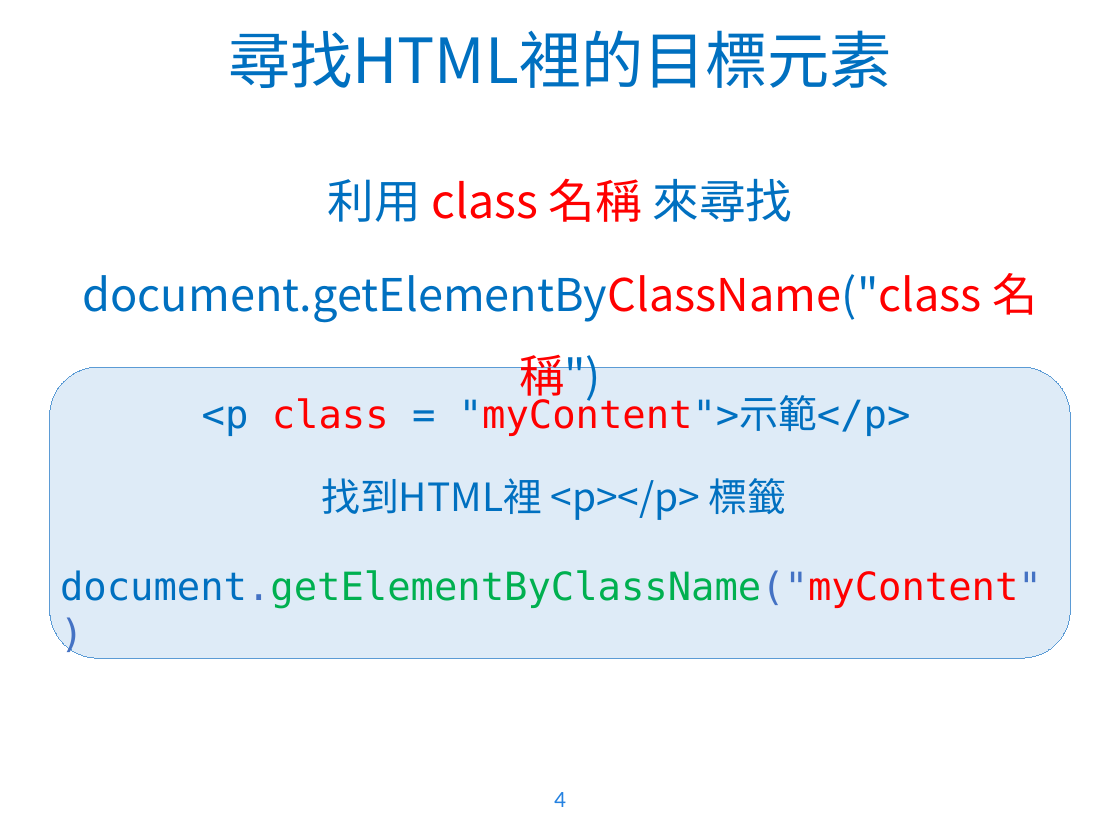
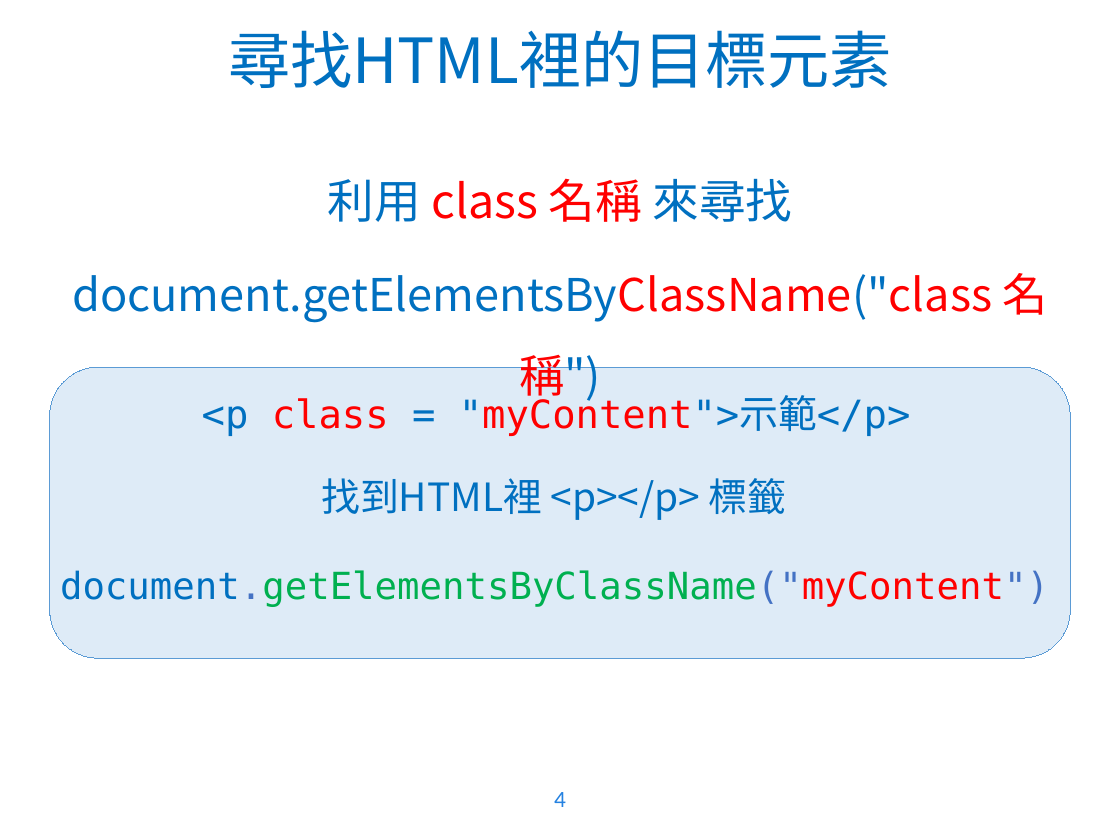
Before and after one commit to WaRTanKE7/WebClubData, a slide deck: slide 4 of 教學簡報/JavaScript - 2.pptx. Drawn at 1120x840 pixels with LibreOffice and Linux fonts; fonts in the diff are those of the drawing; background and template pictures are left out. Boxes give left, top, right and bottom in pixels: in the first picture for what was removed or moved away, otherwise in the second. Text is boxed around its words. In the diff, an @@ line names an element or a change of style, - is before the commit and + after.

Commit message:
ppt update

```diff
--- a/教學簡報/JavaScript - 2.pptx
+++ b/教學簡報/JavaScript - 2.pptx
@@ text at box(72, 273, 1048, 403): text changed @@
-document.getElementByClassName("class 名稱")
+document.getElementsByClassName("class 名稱")
@@ text at box(60, 570, 1049, 607): text changed; size 25 to 24 pt @@
-document.getElementByClassName("myContent")
+document.getElementsByClassName("myContent")
```
Also in this commit, not shown: 1 other slide changed.
